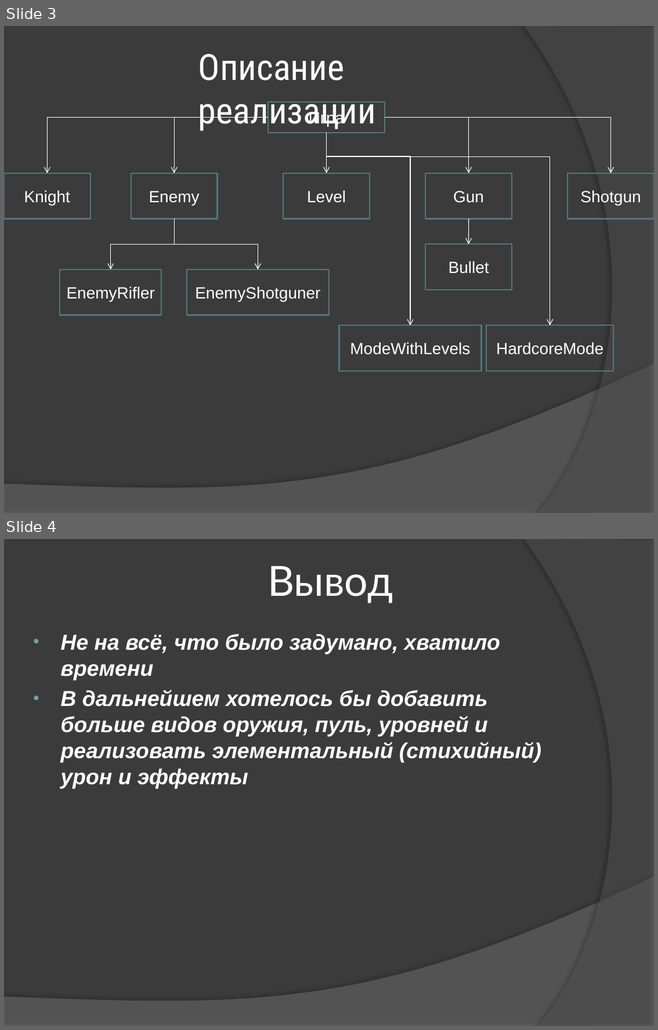
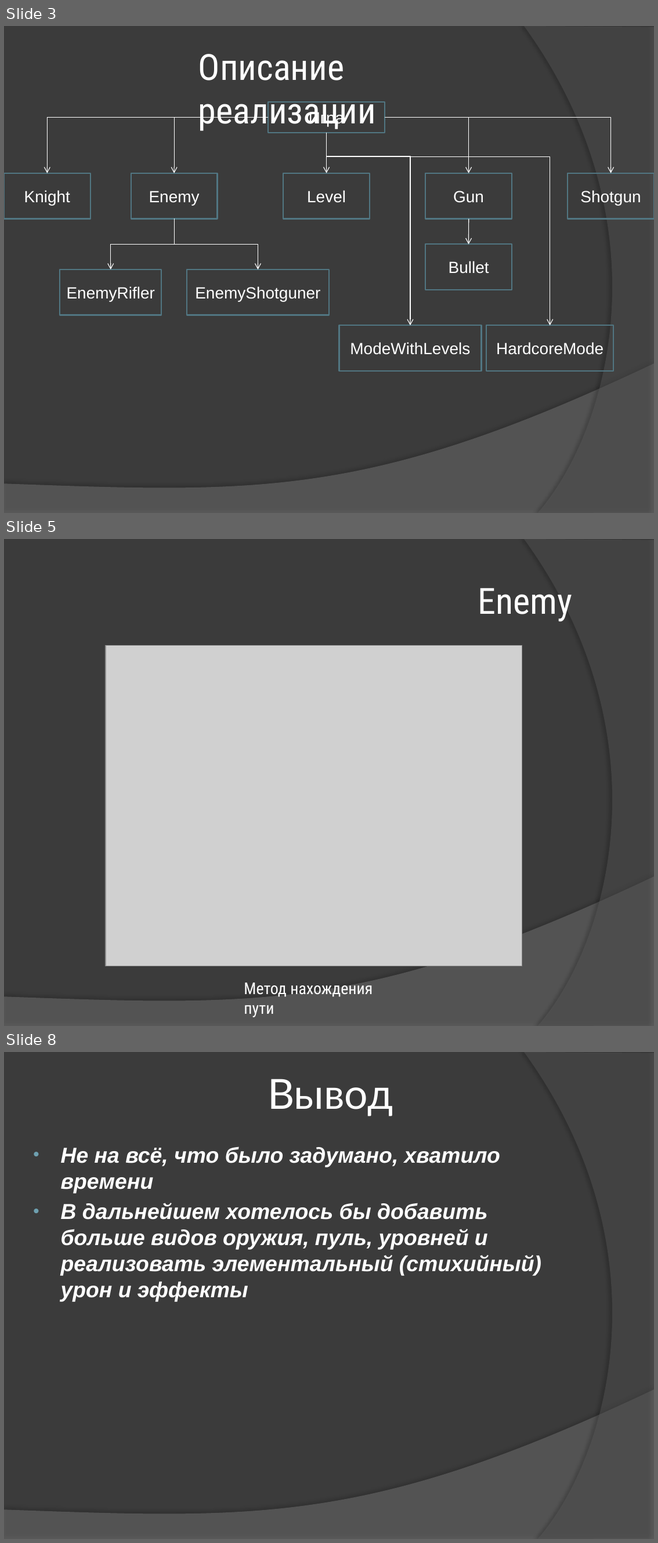
Before and after one commit to ya-regedit/soul_knight, a slide deck: docs/Презентация.pptx. Shown one above the other, each under a label of ours: slides 3 and 4 before the commit, slides 3, 5 and 8 after it; the slides between them are not shown. The pictures are 658x1030 and 658x1543 pixels, drawn with LibreOffice and Linux fonts; fonts in the diff are those of the drawing; grey boxes stand for pictures. Boxes give left, top, right and bottom in pixels: in the first picture for what was removed or moved away, otherwise in the second. Text is boxed around its words. In the diff, an @@ line names an element or a change of style, - is before the commit and + after.

```diff
--- a/docs/Презентация.pptx
+++ b/docs/Презентация.pptx
@@ slide 5 added at [4,539,654,1026], background #3B3B3B; not listed: 2 template elements that a slide beside it also shows @@
@@ title added at [477,588,572,622], 40 pt, text #FFFFFF @@
+Enemy
@@ picture added at [106,646,522,966] @@
@@ text added at [244,983,372,1017], 18 pt, text #FFFFFF @@
+Метод нахождения пути
@@ what was slide 4 is now slide 8 @@
```
Also in this commit, not shown: 3 other slides added.
